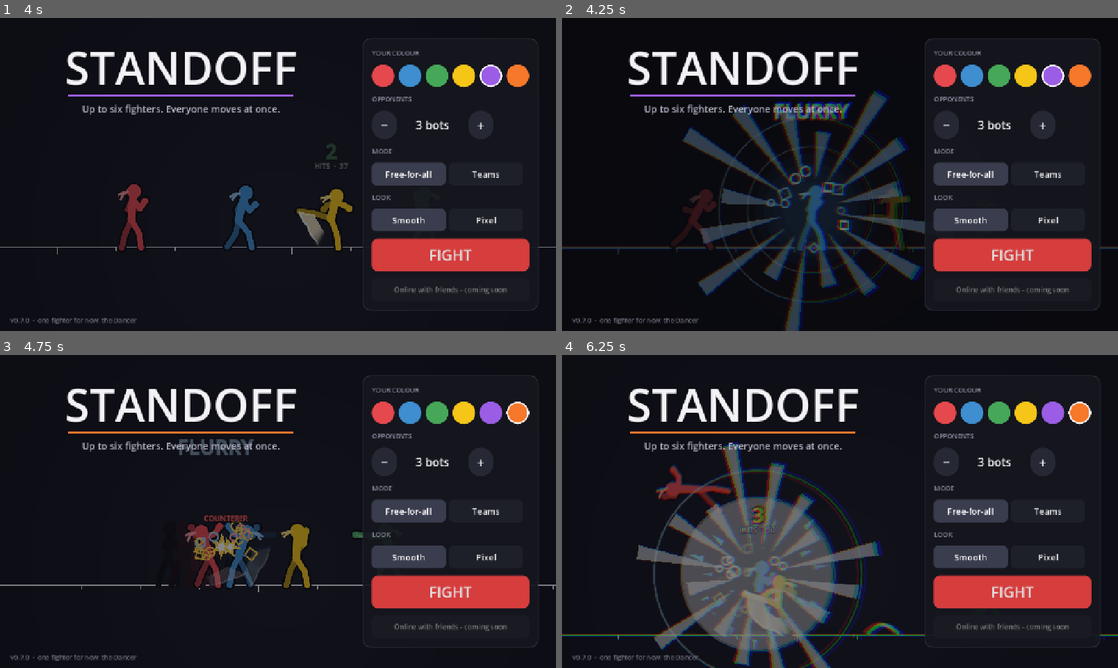
Above: before the commit, frames 1-4 (two rows, left to right).
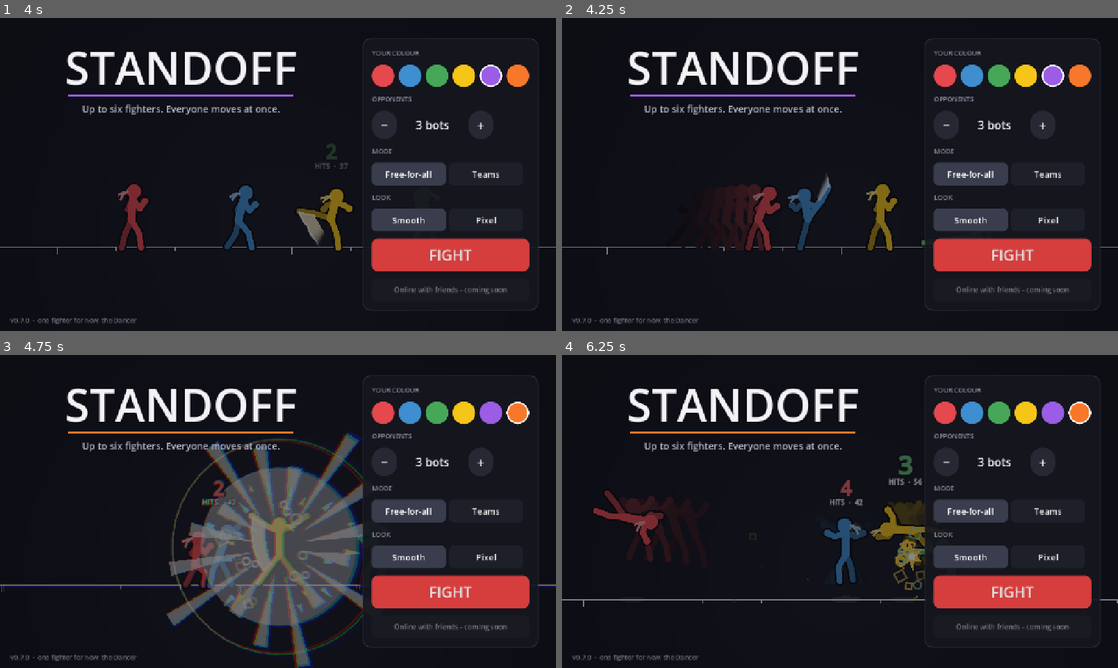
Above: after the commit, the same moments.

Repository: Veriduim/standoff
Game: Godot game, scene res://scenes/main.tscn
The game is run twice, just before and just after one commit, with the same random seed, the same clock (stepped at 60 frames per second) and the same inputs.
Inputs (mouse positions are in pixels of both pictures, inside the frame that each line leads up to):
- Up to frame 1 (4 s): click (383, 74) at 0.52 s; click (411, 74) at 1.27 s; click (439, 74) at 2.02 s; click (461, 74) at 2.77 s; click (489, 74) at 3.52 s
- Up to frame 2 (4.25 s): no input
- Up to frame 3 (4.75 s): click (517, 411) at 4.27 s
- Up to frame 4 (6.25 s): click "−" at 5 s; click "+" at 5.75 s

Frame 1 is identical in both runs. In frame 2, 12% of the frame differs, in the area x 0-100%, y 22-100%; in frame 3, 16%; in frame 4, 19%, in the area x 0-100%, y 27-100%.

Commit message:
Meter from moving in every other tick, bots' supers half as often: about 1.2 supers each a match (scripts/dev/super_stats.gd) - it was a super every few seconds with 4+
Co-Authored-By: Claude Opus 5.5 <noreply@anthropic.com>
Claude-Session: https://claude.ai/code/session_019cpLLa1bA2ND22yfhrkoYF

Diff:
--- /dev/null
+++ b/scripts/dev/super_stats.gd
@@ -0,0 +1,31 @@
+extends SceneTree
+## Dev: supers a match with bots (2, 4, 6 fighters).   godot --headless --path . --script res://scripts/dev/super_stats.gd
+
+
+func _init() -> void:
+	for n in [2, 4, 6]:
+		var supers := 0
+		var ticks := 0
+		for sd in 6:
+			var players := []
+			for i in n:
+				players.append({"character": "dancer"})
+			var s := Sim.create(players, "ffa")
+			var bots := []
+			for i in n:
+				bots.append(Bot.new(sd * 31 + i))
+			var t := 0
+			while not s.over() and t < 4000:
+				var picks := {}
+				for id in s.deciders():
+					picks[id] = (bots[id] as Bot).choose(s, id)
+					if str(Moves.move("dancer", str(picks[id].get("move", ""))).get("kind", "")) == "super" \
+							and s.fighters[id].actionable():
+						supers += 1
+				s.apply(picks)
+				s.run_segment()
+				t += 1
+			ticks += s.tick
+		print("%d fighters: %.1f supers a match (%.2f each), match %.0f s" % [n, supers / 6.0, supers / 6.0 / n,
+				ticks / 6.0 / 60.0])
+	quit()
--- a/scripts/sim/bot.gd
+++ b/scripts/sim/bot.gd
@@ -84,7 +84,7 @@
 	if legal.has("burstcancel") and rng.randf() < 0.15:
 		return {"move": "burstcancel"}
 	var r := rng.randf()
-	if f.meter >= Sim.BAR and r < 0.08:   # (supers now and then - meter comes quickly the wiki's way)
+	if f.meter >= Sim.BAR and r < 0.04:   # (supers now and then - meter comes quickly the wiki's way)
 		c["move"] = pick.call(SUPERS)
 	elif r < 0.55:
 		c["move"] = pick.call(GROUND_HITS)
--- a/scripts/sim/sim.gd
+++ b/scripts/sim/sim.gd
@@ -517,8 +517,8 @@
 		return
 	var n := nearest_enemy(f)
 	var v := f.vel.x * signf(n.pos.x - f.pos.x) if n != null and absf(n.pos.x - f.pos.x) > 1.0 else 0.0
-	if v > 0.5 and f.stun == 0:   # (moving in on someone: at least 1 a tick)
-		_gain(f, maxf(1.0, v / 4.0))
+	if v > 0.5 and f.stun == 0 and tick % 2 == 0:   # (moving in on someone: the wiki's v/4 (at least 1) - every other
+		_gain(f, maxf(1.0, v / 4.0))                # tick: with up to six there's always someone to move in on)
 	if f.sadness > 0:   # (SADNESS!: a little HP lost over time, then it starts again from nothing)
 		f.sadness -= 1
 		if f.sadness % 10 == 0 and f.hp > 1:
Not shown, added: scripts/dev/super_stats.gd.uid
